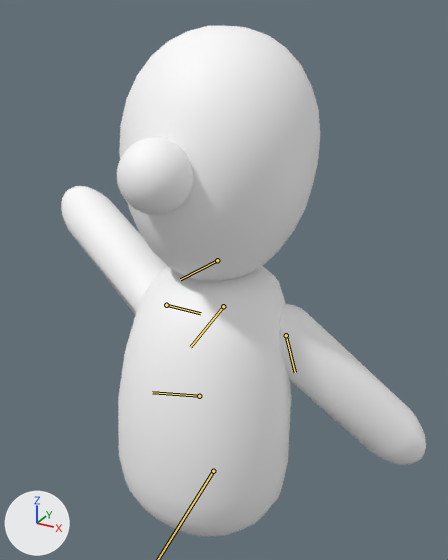
Renders of the Blender file Assets/Models/character_attack.blend from each side of a commit.
Rendered twice from a 50 mm camera at (0.766, -1.327, 1.319) aimed at (0.029, 0.012, 0.649). Every picture has the same lights, and +X, +Y and +Z are marked at lower left. Both versions are drawn at frame 10 of the action 'ArmatureAction.001'; the numbers are the values there. The bones that bend it are drawn over the model as lines.

Objects in the first picture: 'Naso', 'SK_CharacterBase'.
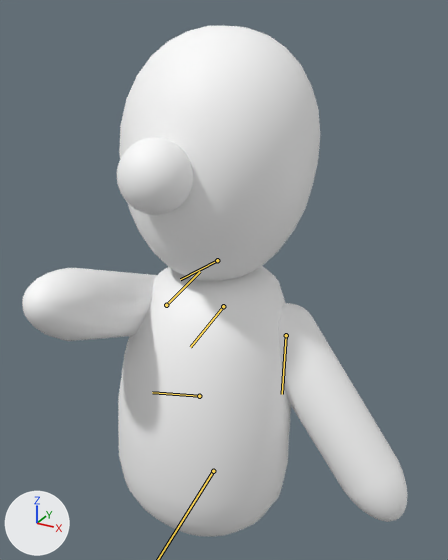
Changed parts and their boxes (x1, y1, x2, y2) in the pictures (448 x 560 px):
'SK_CharacterBase', posed
    before: (61, 26, 426, 537)
    after: (22, 26, 407, 537)
bone 'Arm_R', root to tip
    before: (166, 305) to (200, 313)
    after: (166, 305) to (200, 271)
bone 'Arm_L', root to tip
    before: (286, 335) to (295, 372)
    after: (286, 335) to (282, 394)

What the commit changed:
Bone 'Arm_R' (bone_arm_r) turns from (25, 5, -75) to (-88, 19, -96) degrees about its own x, y and z.
Bone 'Arm_L' (bone_arm_l) turns from (32, 0, 0) to (2, 0, 0) degrees about its own x, y and z.
